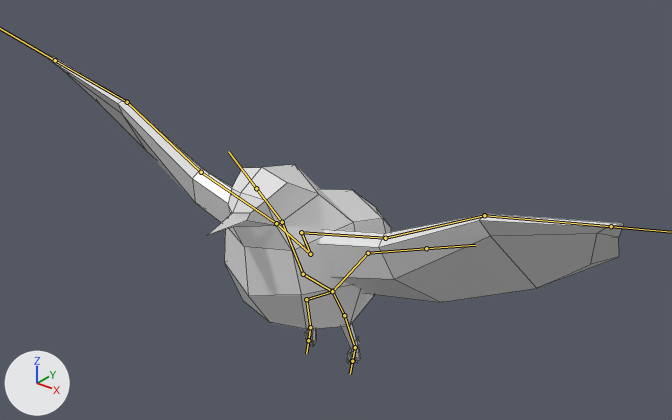
One commit to the FBX model Assets/Models/Birb/Birb.fbx: the scene before it, then after it.
Both versions are drawn from a camera (50 mm lens) standing at (3.93, -4.99, 4.29) and looking at (-0.01, -0.06, 1.23). Every picture has the same lights, and +X, +Y and +Z are marked at lower left. Both versions are drawn at frame 5 of the action 'Bird|From Glide'; the numbers are the values there. The bones that bend it are drawn over the model as lines. Mesh edges are drawn as thin lines.

The first picture shows 'Body', 'Wings Mesh'.
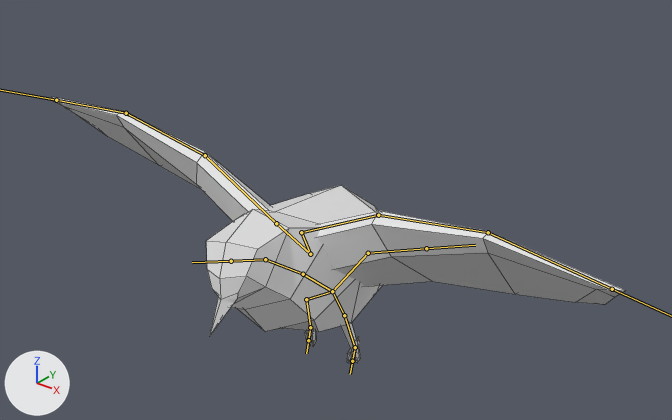
Where the change shows, as pixel boxes (x1, y1, x2, y2) in the pictures (672 x 420 px):
'Wings Mesh', posed (16% shorter)
    before: (49, 55, 624, 302)
    after: (51, 97, 626, 305)
'Body', posed (10% shorter)
    before: (208, 164, 391, 365)
    after: (206, 185, 382, 365)
bone 'Spine', root to tip
    before: (303, 274) to (282, 222)
    after: (303, 274) to (265, 259)
bone 'Left Wing.001', root to tip
    before: (301, 232) to (385, 238)
    after: (301, 232) to (378, 215)
bone 'Left Wing.002', root to tip
    before: (385, 238) to (484, 215)
    after: (378, 215) to (488, 232)
bone 'Right Wing.001', root to tip
    before: (276, 223) to (201, 172)
    after: (276, 223) to (205, 155)
bone 'Right Wing.002', root to tip
    before: (201, 172) to (127, 102)
    after: (205, 155) to (126, 113)

Diff of the bpy script that builds the scene:
```diff
--- a/Assets/Models/Birb/Birb.fbx.py
+++ b/Assets/Models/Birb/Birb.fbx.py
@@ bone_spine @@
 bone_spine = bpy.data.objects['Bird'].pose.bones['Spine']  # child of 'Base'
-bone_spine.rotation_quaternion = (1.0, 0.0, 0.0, 0.0)  # degrees (0, 0, 0)
+bone_spine.rotation_quaternion = (0.958, -0.268, 0.099, 0.018)  # degrees (-31, 12, -1)
@@ bone_left_wing_001 @@
 bone_left_wing_001 = bpy.data.objects['Bird'].pose.bones['Left Wing.001']  # child of 'Left Wing'
-bone_left_wing_001.rotation_quaternion = (0.997, 0.0, 0.002, 0.081)  # degrees (0, 0, 9)
+bone_left_wing_001.rotation_quaternion = (0.983, 0.0, 0.005, 0.183)  # degrees (0, 1, 21)
@@ bone_left_wing_002 @@
 bone_left_wing_002 = bpy.data.objects['Bird'].pose.bones['Left Wing.002']  # child of 'Left Wing.001'
-bone_left_wing_002.rotation_quaternion = (0.998, 0.0, 0.003, 0.055)  # degrees (0, 0, 6)
+bone_left_wing_002.rotation_quaternion = (0.979, 0.0, -0.011, -0.204)  # degrees (0, -1, -24)
@@ bone_right_wing_001 @@
 bone_right_wing_001 = bpy.data.objects['Bird'].pose.bones['Right Wing.001']  # child of 'Right Wing'
-bone_right_wing_001.rotation_quaternion = (0.997, 0.0, -0.002, -0.081)  # degrees (0, 0, -9)
+bone_right_wing_001.rotation_quaternion = (0.983, 0.0, -0.006, -0.185)  # degrees (0, -1, -21)
@@ bone_right_wing_002 @@
 bone_right_wing_002 = bpy.data.objects['Bird'].pose.bones['Right Wing.002']  # child of 'Right Wing.001'
-bone_right_wing_002.rotation_quaternion = (0.998, -0.001, 0.007, -0.055)  # degrees (0, 1, -6)
+bone_right_wing_002.rotation_quaternion = (0.979, -0.004, 0.02, 0.204)  # degrees (0, 2, 24)
```
